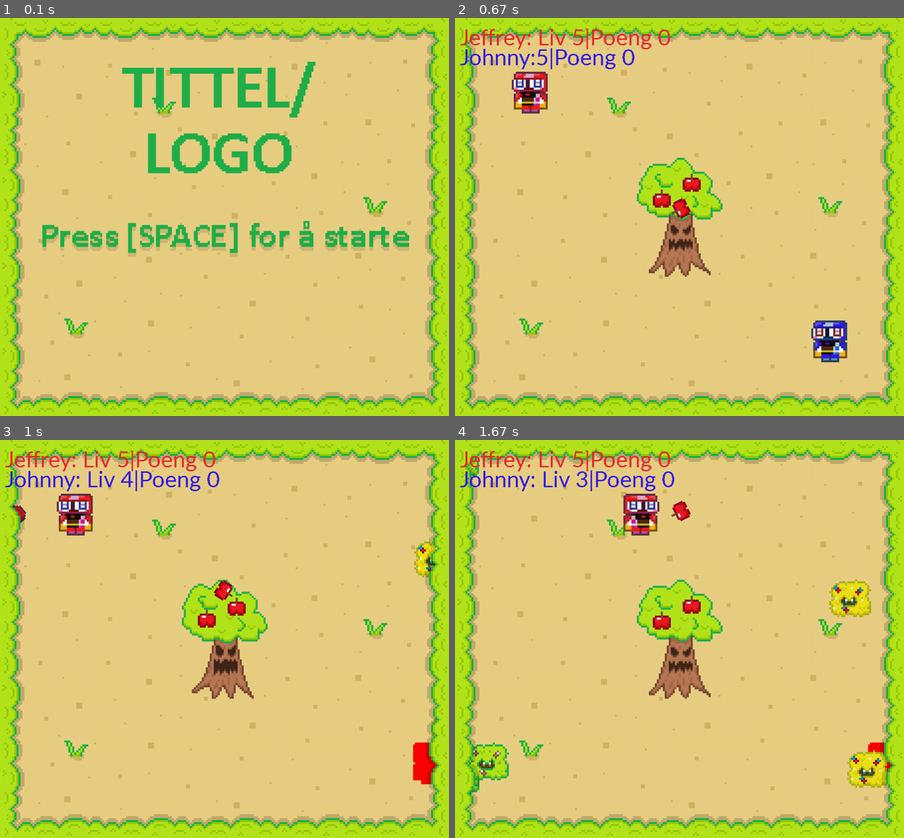
Above: before the commit, frames 1-4 (two rows, left to right).
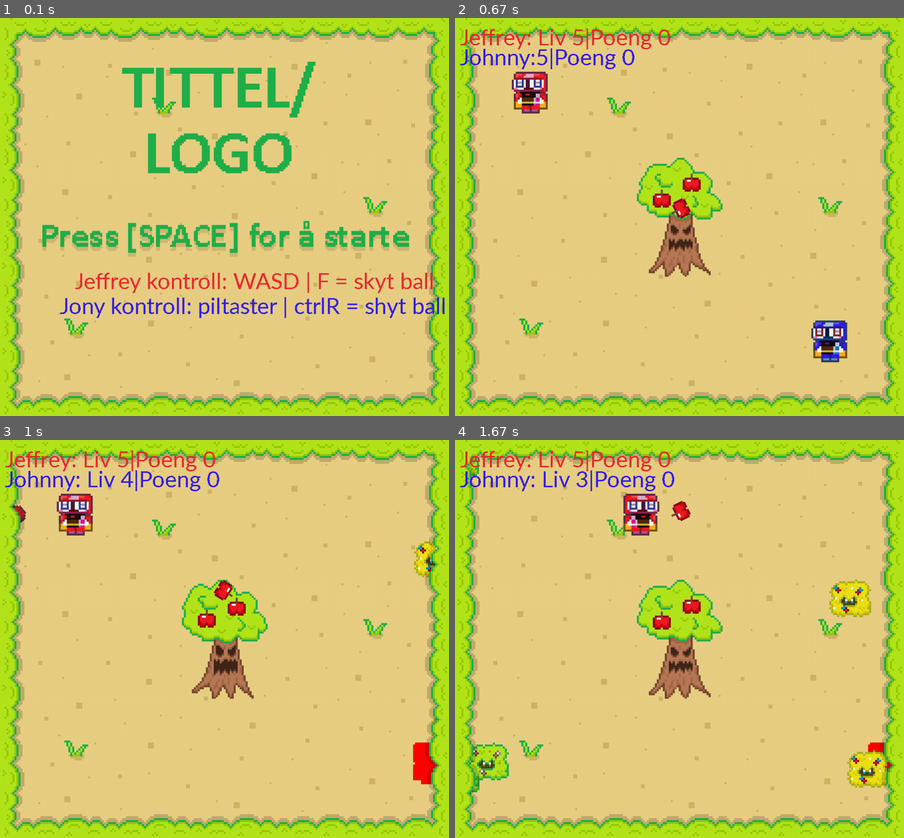
Above: after the commit, the same moments.

Repository: TeoRam23/Pygame
Game: pygame game, started from main.py
Same seed, same stepped clock (60 frames per second), same inputs: the game is played once before the commit and once after it.
Inputs:
- Up to frame 1 (0.1 s): no input
- Up to frame 2 (0.67 s): tap Space at 0.33 s
- Up to frame 3 (1 s): hold F from 0.67 s (still down); hold Right from 0.67 s (still down); tap Space at 0.73 s
- Up to frame 4 (1.67 s): tap Space at 1.03, 1.23, 1.53 s; release F at 1.13 s; release Right at 1.13 s; hold Right 1.17-1.63 s; hold D 1.17-1.63 s

The runs differ from the first frame. In frame 1, 2.2% of the frame differs, in the area x 13-99%, y 63-76%; in frame 2, nothing differs; in frame 3, nothing differs; in frame 4, nothing differs.

Commit message:
la til noen lyder og kontroller på start skjermen

Diff:
--- a/main.py
+++ b/main.py
@@ -19,6 +19,18 @@
         self.kant = pg.image.load("Kant.png").convert_alpha()
         self.kant = pg.transform.scale(self.kant,(WIDTH, HEIGHT))
 
+        self.hurt_sound = pg.mixer.Sound("hurt.wav")
+        self.hurt_sound.set_volume(0.5)
+
+        self.eat_sound = pg.mixer.Sound("eat.wav")
+        self.eat_sound.set_volume(0.5)
+
+        self.zap_sound = pg.mixer.Sound("zap.wav")
+        self.zap_sound.set_volume(0.5)
+
+        self.bush_sound = pg.mixer.Sound("bush_sound.wav")
+        self.bush_sound.set_volume(0.5)
+
         self.start_screen = pg.image.load("Start.png").convert_alpha()
         self.start_screen = pg.transform.scale(self.start_screen,(WIDTH, HEIGHT))
         self.show_poeng = False
@@ -31,7 +43,7 @@
 
         self.start()
 
-    def start(self): # strarten av spillet
+    def start(self): # strarten av spillet og vises etter at man dør
         press_space = True
         start_game = False
         while press_space:
@@ -50,8 +62,15 @@
                 self.score_board1 = self.SANS_Undertale30.render("Jeffrey poeng: " + str(self.jeffy_poeng), False, (self.RED))
                 self.score_board2 = self.SANS_Undertale30.render("Jony poeng: " + str(self.jony_poeng), False, (self.BLUE))
 
-                self.screen.blit(self.score_board1, (WIDTH/3,HEIGHT/2+85))
-                self.screen.blit(self.score_board2, (WIDTH/3,HEIGHT/2+125))
+                self.screen.blit(self.score_board1, (WIDTH/3,HEIGHT/2+100))
+                self.screen.blit(self.score_board2, (WIDTH/3,HEIGHT/2+150))
+
+            if self.show_poeng == False:
+                self.score_board1 = self.SANS_Undertale30.render("Jeffrey kontroll: WASD | F = skyt ball", False, (self.RED))
+                self.score_board2 = self.SANS_Undertale30.render("Jony kontroll: piltaster | ctrlR = shyt ball", False, (self.BLUE))
+                self.screen.blit(self.score_board1, (150,HEIGHT/2+100))
+                self.screen.blit(self.score_board2, (120,HEIGHT/2+150))
+
 
             pg.display.update()
 
@@ -63,6 +82,7 @@
     def new(self): # ny runde
         self.bush_group = pg.sprite.Group()
         self.bushgull_group = pg.sprite.Group()
+        self.bush_group_full = pg.sprite.Group()
         self.all_sprites = pg.sprite.Group()
         self.eple_group = pg.sprite.Group()
         self.projectiles_grp = pg.sprite.Group()
@@ -71,6 +91,8 @@
         self.hurt_group = pg.sprite.Group()
         self.food_group = pg.sprite.Group()
 
+        self.player_group_full = pg.sprite.Group()
+
         self.jony = Player2(self)
         self.jeffy = Player(self)
 
@@ -82,6 +104,7 @@
 
         self.bush_group.add(self.bush)
         self.bushgull_group.add(self.bushgull)
+        self.bush_group_full.add(self.bush, self.bushgull)
         self.eple_group.add(self.eple)
 
         self.hurt_group.add(self.bush, self.bushgull, self.eple)
@@ -144,6 +167,8 @@
             food_hit = pg.sprite.spritecollide(self.jeffy, self.food_group, True)
             food_hit2 = pg.sprite.spritecollide(self.jony, self.food_group, True)
 
+            bush_hit = pg.sprite.groupcollide(self.projectiles_grp, self.bush_group_full, False, False)
+
             poeng1 = pg.sprite.groupcollide(self.attack1_group, self.hurt_group, True, True)
             poeng2 = pg.sprite.groupcollide(self.attack2_group, self.hurt_group, True, True)
 
@@ -151,17 +176,20 @@
 
             if food_hit and self.jeffy.death == False:
                 food_hit[0].give_health()
-                self.jeffy_poeng += 25
+                self.jeffy_poeng += 10
+                pg.mixer.Sound.play(self.eat_sound)
                 self.text_hp1 = self.SANS_Undertale30.render("Jeffrey: Liv " + str(self.jeffy.life) + "|Poeng " + str(self.jeffy_poeng), False, (self.RED))
 
             if food_hit2 and self.jony.death == False:
                 food_hit2[0].give_health2()
                 self.jony_poeng += 10
+                pg.mixer.Sound.play(self.eat_sound)
                 self.text_hp2 = self.SANS_Undertale30.render("Johnny: Liv " + str(self.jony.life) + "|Poeng " + str(self.jony_poeng), False, (self.BLUE))
 
             if hits and self.jeffy.hurtTimer <= 0 and self.jeffy.death == False:
                 self.jeffy.life -= 1
                 self.jeffy_poeng -= 5
+                pg.mixer.Sound.play(self.hurt_sound)
                 self.text_hp1 = self.SANS_Undertale30.render("Jeffrey: Liv " + str(self.jeffy.life) + "|Poeng " + str(self.jeffy_poeng), False, (self.RED))
 
             if self.jeffy.life <= 0:
@@ -172,6 +200,7 @@
             if hits2 and self.jony.hurtTimer <= 0 and self.jony.death == False:
                 self.jony.life -=1
                 self.jony_poeng -= 5
+                pg.mixer.Sound.play(self.hurt_sound)
                 self.text_hp2 = self.SANS_Undertale30.render("Johnny: Liv " + str(self.jony.life) + "|Poeng " + str(self.jony_poeng), False, (self.BLUE))
 
             if self.jony.life <= 0:
@@ -195,6 +224,7 @@
                 self.jony_poeng += 15
                 self.text_hp2 = self.SANS_Undertale30.render("Johnny: Liv " + str(self.jony.life) + "|Poeng " + str(self.jony_poeng), False, (self.BLUE))
 
+            # hvert 240 tick får man 5 poeng
             if self.poeng_timer > 240:
                 self.poeng_timer = 0
                 if self.jeffy.death == False:
@@ -202,7 +232,7 @@
                     self.text_hp1 = self.SANS_Undertale30.render("Jeffrey: Liv " + str(self.jeffy.life) + "|Poeng " + str(self.jeffy_poeng), False, (self.RED))
                 self.jony_poeng += 5
                 self.text_hp2 = self.SANS_Undertale30.render("Johnny: Liv " + str(self.jony.life) + "|Poeng " + str(self.jony_poeng), False, (self.BLUE))
-
+            # når man har mindre enn 0 poeng får man 0 poeng sånn at man ikke kan ha mindre enn 0 poeng
             if self.jeffy_poeng < 0:
                 self.jeffy_poeng = 0
                 self.text_hp1 = self.SANS_Undertale30.render("Jeffrey: Liv " + str(self.jeffy.life) + "|Poeng " + str(self.jeffy_poeng), False, (self.RED))
@@ -213,10 +243,11 @@
             self.poeng_timer += 1
 
 
-            # når mindre enn x busker er på skjermen kommer en ny en
+            # når mindre enn 5 busker er på skjermen kommer en ny en
             if len(self.bush_group) < 5:
                 self.bush = EnemyBush(self)
                 self.bush_group.add(self.bush)
+                self.bush_group_full.add(self.bush)
                 self.hurt_group.add(self.bush)
                 self.all_sprites.add(self.bush)
 
@@ -225,9 +256,11 @@
                 if waitgull == 1:
                     self.bushgull = EnemyBushGull()
                     self.bushgull_group.add(self.bushgull)
+                    self.bush_group_full.add(self.bushgull)
                     self.hurt_group.add(self.bushgull)
                     self.all_sprites.add(self.bushgull)
 
+            # hvert 180 tick spawner et nytt eple
             self.eple_timer += 1
             if self.eple_timer >= 180:
                 self.eple = BadEple()
@@ -236,6 +269,9 @@
                 self.all_sprites.add(self.eple)
                 self.eple_timer = 0
 
+            if bush_hit:
+                pg.mixer.Sound.play(self.bush_sound)
+
             self.all_sprites.draw(self.screen)
             self.screen.blit(self.kant,(0,0))
 
--- a/sprites.py
+++ b/sprites.py
@@ -235,6 +235,7 @@
             self.speed = 1
             if self.attack_delay <= 0 or len(self.game.attack1_group) <= 0:
                 self.attack_delay = 100
+                pg.mixer.Sound.play(self.game.zap_sound)
                 self.attack()
         else:
             self.speed = player_speed
@@ -428,6 +429,7 @@
             self.speed = 1
             if self.attack_delay <= 0 or len(self.game.attack2_group) <= 0:
                 self.attack_delay = 100
+                pg.mixer.Sound.play(self.game.zap_sound)
                 self.attack()
         else:
             self.speed = player_speed
@@ -563,6 +565,7 @@
 class EnemyBushGull(pg.sprite.Sprite):
     def __init__(self):
         pg.sprite.Sprite.__init__(self)
+
         self.current_frame = 0
         self.last_update = 0
 
Not shown, added: bush_sound.mp3
Not shown, added: bush_sound.wav
Not shown, added: eat.wav
Not shown, added: hurt.wav
Not shown, added: zap.wav
